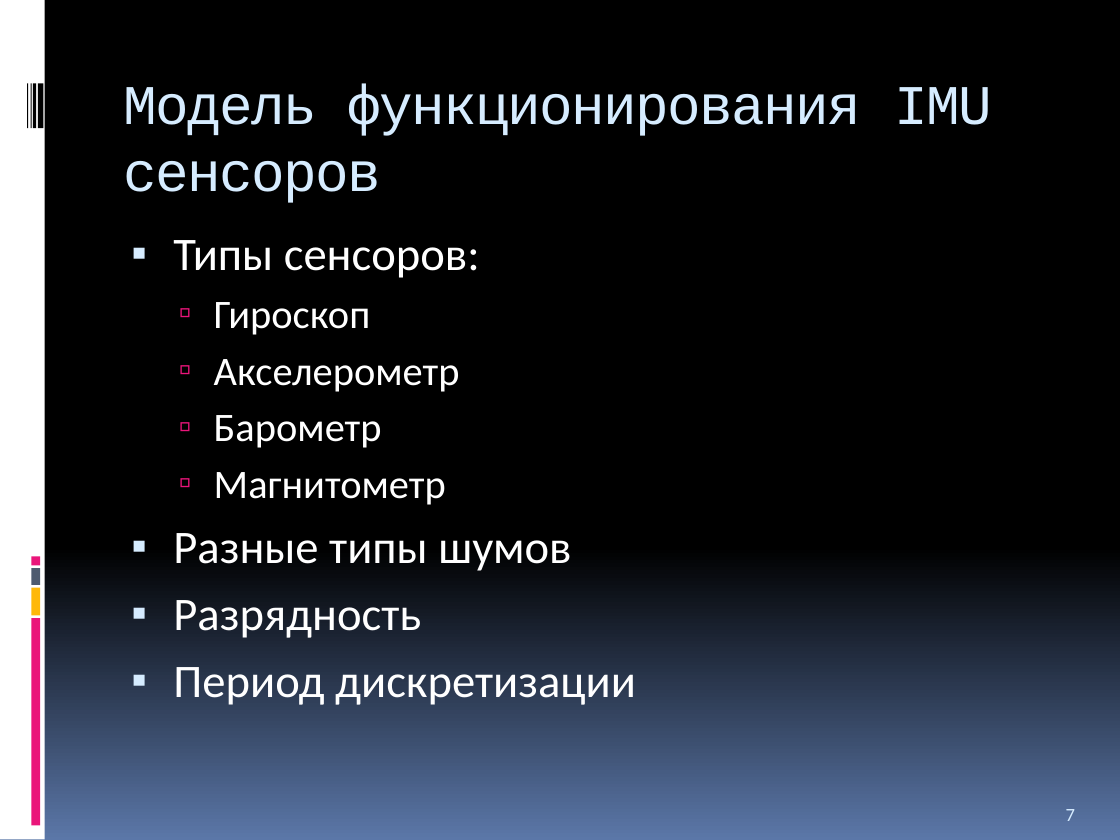
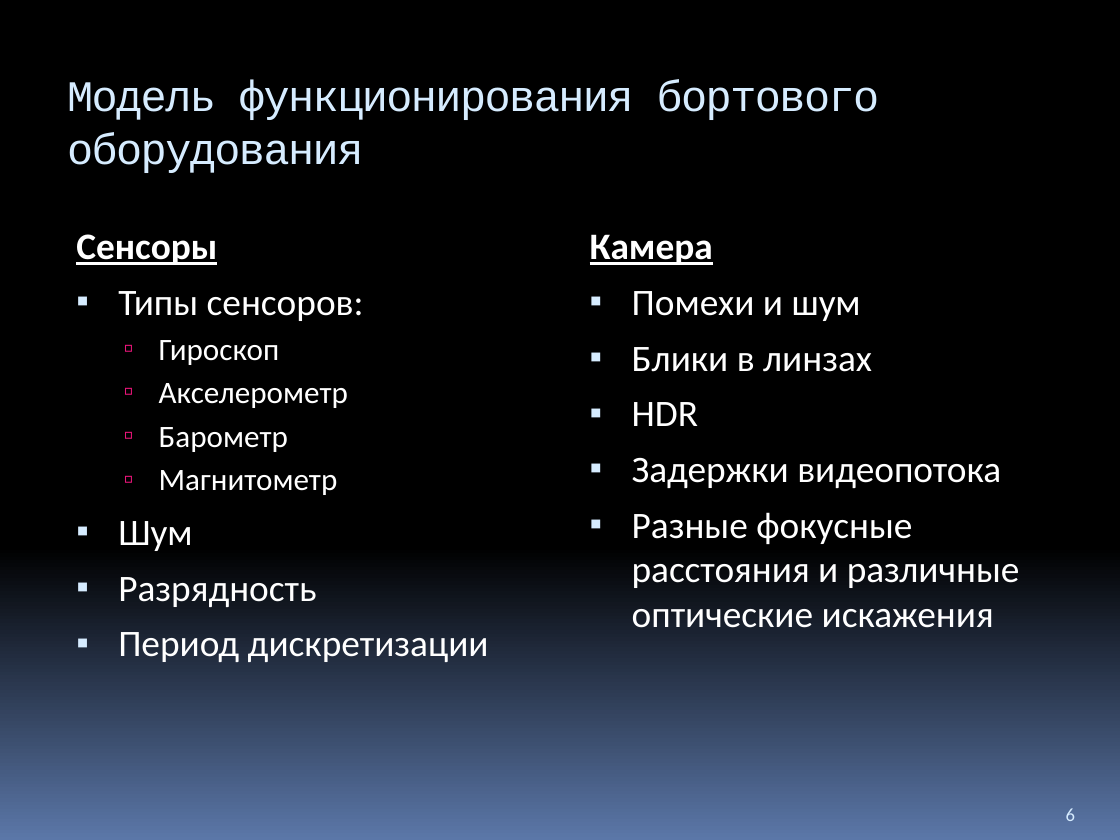
Before and after one commit to yaceq/quadro-xds, a slide deck: slide 6 of Docs/Medias2012.pptx (slide 7 before the commit). Drawn at 1120x840 pixels with LibreOffice and Linux fonts; fonts in the diff are those of the drawing. Boxes give left, top, right and bottom in pixels: in the first picture for what was removed or moved away, otherwise in the second. Text is boxed around its words. In the diff, an @@ line names an element or a change of style, - is before the commit and + after.

```diff
--- a/Docs/Medias2012.pptx
+++ b/Docs/Medias2012.pptx
@@ rectangle removed at (0, 0, 45, 840) @@
@@ rectangle removed at (27, 83, 28, 128) @@
@@ rectangle removed at (30, 83, 31, 128) @@
@@ rectangle removed at (32, 83, 36, 128) @@
@@ rectangle removed at (38, 83, 44, 128) @@
@@ title at (67, 80, 880, 173): text changed; size 36 to 28 pt @@
-Модель функционирования IMU сенсоров
+Модель функционирования бортового оборудования
@@ text "Сенсоры": place and size @@
-text "Сенсоры" at (173, 240, 636, 705)
+text "Сенсоры" at (76, 234, 489, 662)
@@ text at (76, 234, 217, 265): paragraph added @@
+Сенсоры
@@ text added at (590, 234, 1020, 628), 24 pt, text #FFFFFF @@
+Камера
+▪ Помехи и шум
+▪ Блики в линзах
+▪ HDR
+▪ Задержки видеопотока
+▪ Разные фокусные расстояния и различные оптические искажения
@@ text at (118, 291, 489, 662): size 30 to 24 pt in "Типы сенсоров:", "Разрядность", "Период дискретизации"; size 26 to 20 pt in "Гироскоп", "Акселерометр", "Барометр", "Магнитометр"; less space between paragraphs @@
@@ text at (118, 521, 192, 551): text changed; size 30 to 24 pt @@
-▪ Разные типы шумов
+▪ Шум
@@ rectangle removed at (31, 568, 40, 585) @@
@@ rectangle removed at (31, 557, 40, 566) @@
@@ rectangle removed at (31, 588, 40, 616) @@
@@ rectangle removed at (31, 618, 40, 825) @@
@@ page number at (1066, 808, 1075, 821): text changed @@
-7
+6
```
Also in this commit, not shown: 6 other slides changed, 4 slides added, 7 slides removed, 6 other files.
